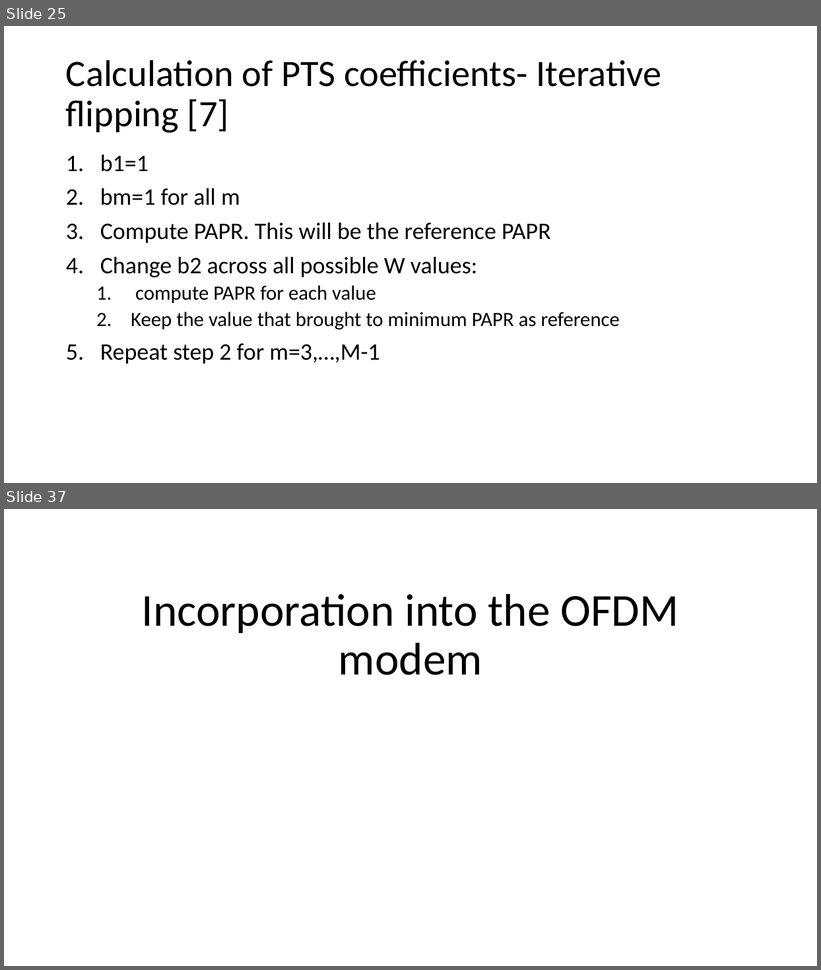
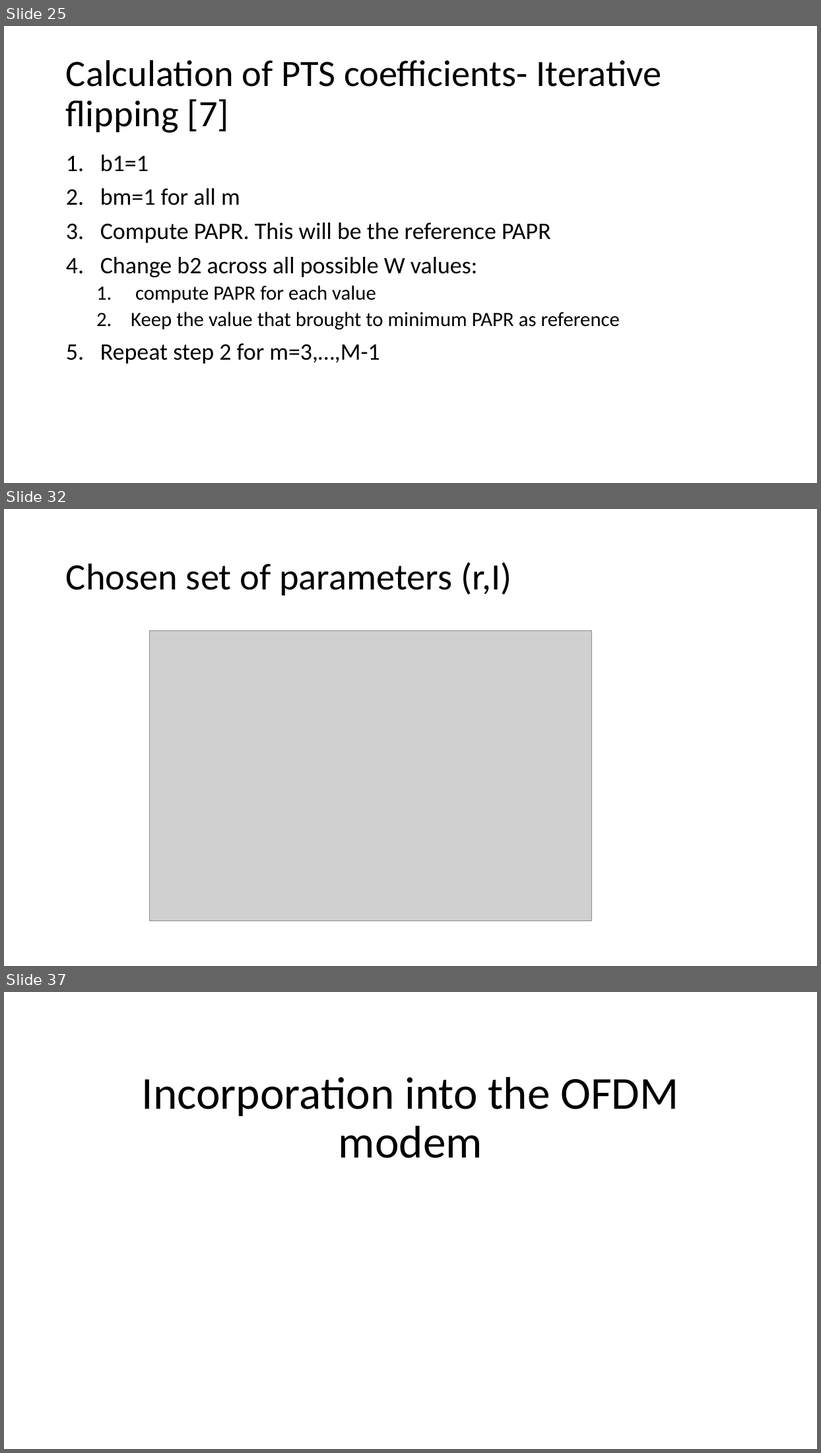
Before and after one commit to liorkissos/VLF-Simulations, a slide deck: PAPR Reduction- PTS.pptx. Shown one above the other, each under a label of ours: slides 25 and 37 before the commit, slides 25, 32 and 37 after it; the slides between them are not shown. The pictures are 821x970 and 821x1453 pixels, drawn with LibreOffice and Linux fonts; fonts in the diff are those of the drawing; grey boxes stand for pictures. Boxes give left, top, right and bottom in pixels: in the first picture for what was removed or moved away, otherwise in the second. Text is boxed around its words. In the diff, an @@ line names an element or a change of style, - is before the commit and + after.

```diff
--- a/PAPR Reduction- PTS.pptx
+++ b/PAPR Reduction- PTS.pptx
@@ slide 32 added at box(4, 509, 817, 966), background #FFFFFF @@
@@ title added at box(66, 562, 512, 595), 44 pt, text #000000 @@
+Chosen set of parameters (r,I)
@@ picture added at box(150, 631, 591, 921) @@
```
Also in this commit, not shown: 4 slides changed, 11 other slides added, 6 slides removed, 11 other files.
